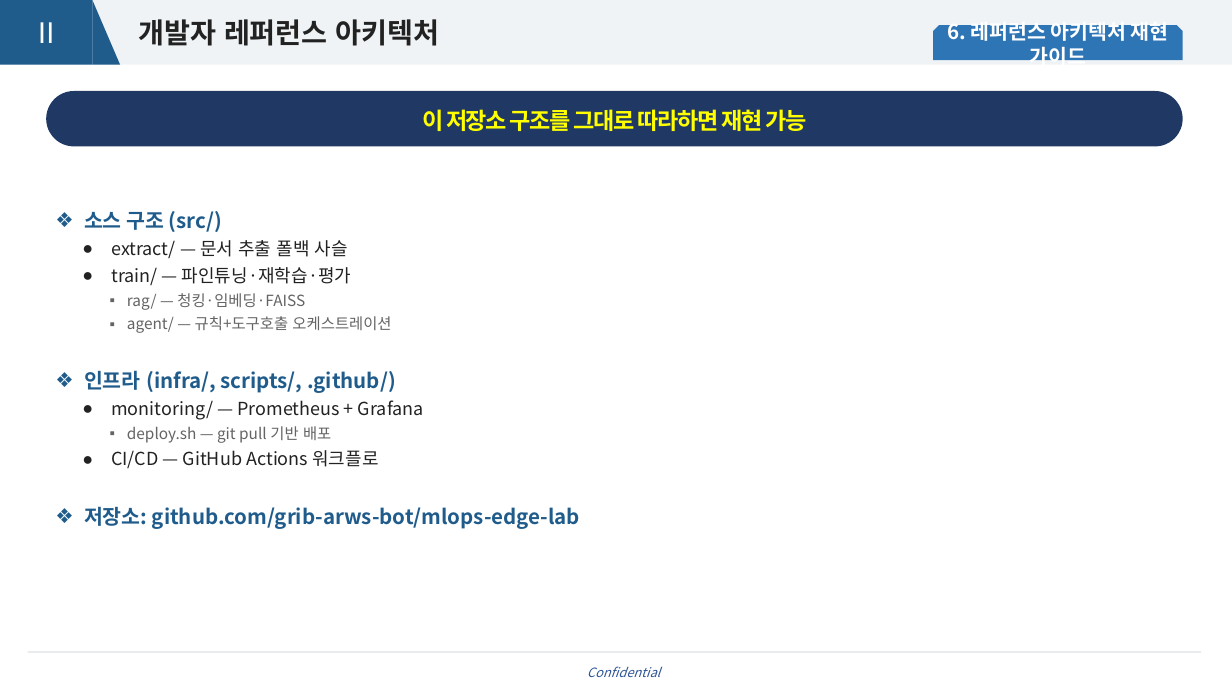
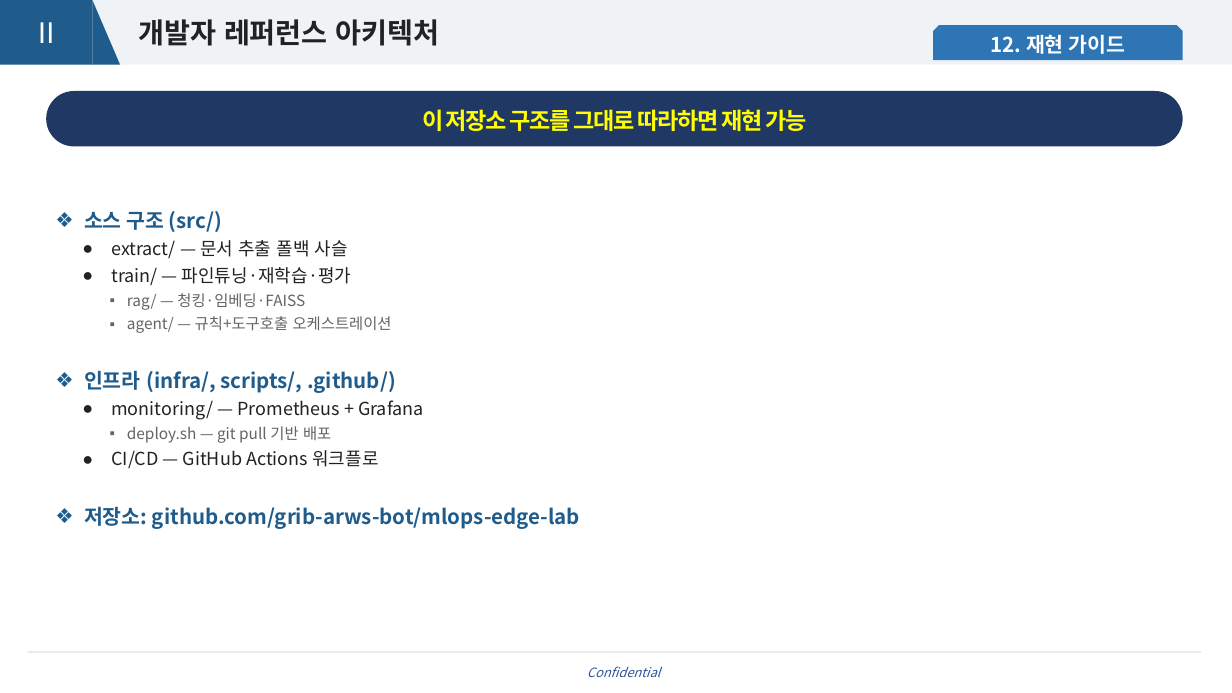
Before and after one commit to grib-arws-bot/mlops-edge-lab, a slide deck: slide 19 of docs/교육자료/MLOps-Edge-Lab_교육자료.pptx (slide 13 before the commit). Drawn at 1232x693 pixels with LibreOffice and Linux fonts; fonts in the diff are those of the drawing; background and template pictures are left out. Boxes give left, top, right and bottom in pixels: in the first picture for what was removed or moved away, otherwise in the second. Text is boxed around its words. In the diff, an @@ line names an element or a change of style, - is before the commit and + after.

```diff
--- a/docs/교육자료/MLOps-Edge-Lab_교육자료.pptx
+++ b/docs/교육자료/MLOps-Edge-Lab_교육자료.pptx
@@ text in snip same rect at (x1=991, y1=34, x2=1125, y2=54): text changed @@
-6. 레퍼런스 아키텍처 재현 가이드
+12. 재현 가이드
```
Also in this commit, not shown: 6 other slides changed, 6 slides added, 3 other files.
